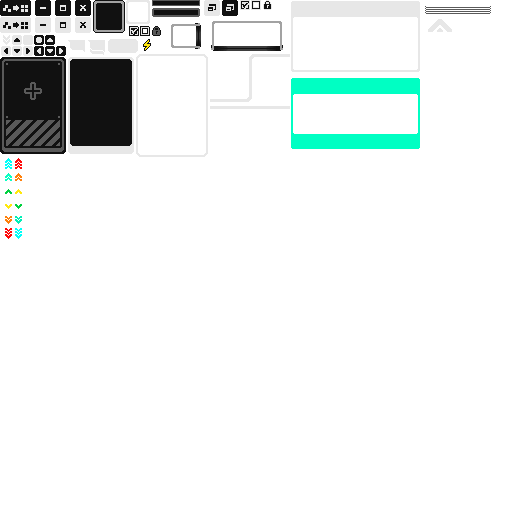
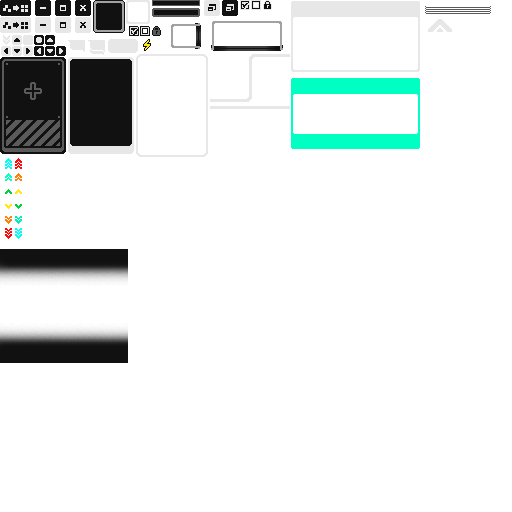
Layers edited between the first and the second 512 x 512 image:
added layer "图层 813 拷贝" above "图层 28" over [0, 249, 128, 363]
